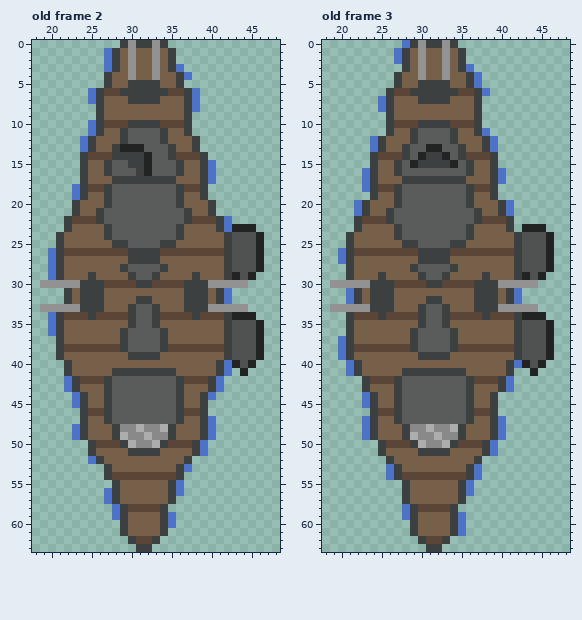
Pixel-art file, stored at resources/images/characters/ShipLarge.aseprite. That is the earlier state.
64x64 pixels, 4 frames. Shown: old frame 2: x 18..48, y 0..63; old frame 3: x 18..48, y 0..63. The commit also changed other frames, which this record leaves out.
After the commit:
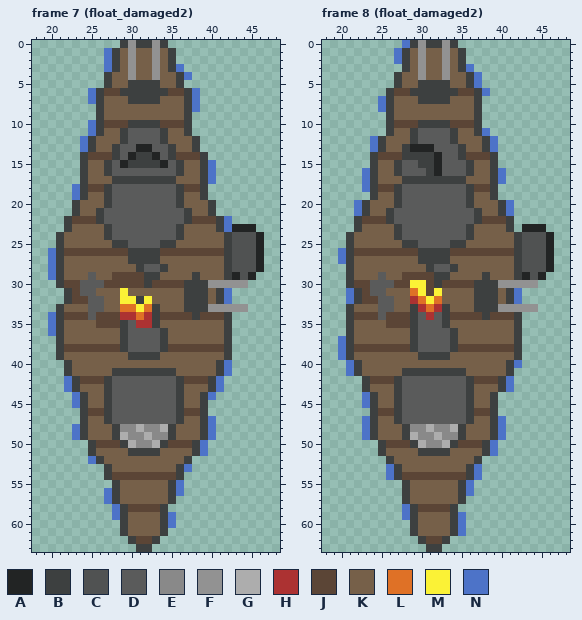
Palette (. is transparent): A #222424  B #3d4040  C #505252  D #5a5b5b  E #898989  F #929292  G #adadad  H #ac3232  J #5b4536  K #766049  L #df7126  M #fbf236  N #4d73c8
A new or re-ordered frame is compared with the old frame closest to it.
Changes in this commit:
frames 4 -> 18
Frame 7 (float_damaged2) is new; against old frame 2:
y 13: x 29..30 AA -> DD; x 32 D -> A
y 14: x 29..30 BB -> DA; x 32..33 AD -> BA
y 15: x 29 D -> A; x 32..34 ADD -> BBA
y 16: x 31..32 BA -> DD
y 28: x 29..31 BDD -> KKB
y 29: x 25 B -> D; x 28..32 KKBDD -> JJJJB
y 30: x 19..26 FFFFFBBB -> ..BJJDDD; x 31 B -> J
y 31: x 23..26 KBBB -> JDDK; x 29 K -> M
y 32: x 23..26 KBBB -> JJDD; x 29..30 KK -> MM; x 32 B -> M
y 33: x 19..26 FFFFFBBB -> ..BKKKDD; x 29..32 KBDD -> LLML
y 34: x 25 B -> D; x 29..32 JBDD -> HHLH; x 43..45 AAA -> ...
y 35: x 26..32 KKKKBDD -> JJJBDHH; x 43..46 CCCA -> ....
y 36..39: x 43..46 CCCA -> ....
y 40: x 43..45 ACA -> ...
y 41: x 44 A -> .
Frame 8 (float_damaged2) is new; against old frame 3:
y 13: x 29..30 DD -> AA; x 32 A -> D
y 14: x 29..30 DA -> BB; x 32..33 BA -> AD
y 15: x 29 A -> D; x 32..34 BBA -> ADD
y 16: x 31..32 DD -> BA
y 28: x 29..31 BDD -> KKB
y 29: x 25 B -> D; x 28..32 KKBDD -> JJJJB
y 30: x 19..26 FFFFFBBB -> ..BJJDDD; x 29..31 JJB -> MMJ
y 31: x 23..26 KBBB -> JDDK; x 29..32 KKKK -> LMJM
y 32: x 23..26 KBBB -> JJDD; x 29..32 KKBB -> HLML
y 33: x 19..26 FFFFFBBB -> ..BKKKDD; x 29..32 KBDD -> BHLH
y 34: x 25 B -> D; x 29..31 JBD -> BDH; x 43..45 AAA -> ...
y 35: x 26..30 KKKKB -> JJJBD; x 43..46 CCCA -> ....
y 36..39: x 43..46 CCCA -> ....
y 40: x 43..45 ACA -> ...
y 41: x 44 A -> .
Boxes around the changes in both pictures, in picture pixels (x1, y1, x2, y2):
changed: (120, 144, 168, 176)
changed: (40, 264, 152, 328)
erased: (232, 312, 264, 376)
changed: (410, 144, 458, 176)
changed: (330, 264, 442, 328)
erased: (522, 312, 554, 376)
